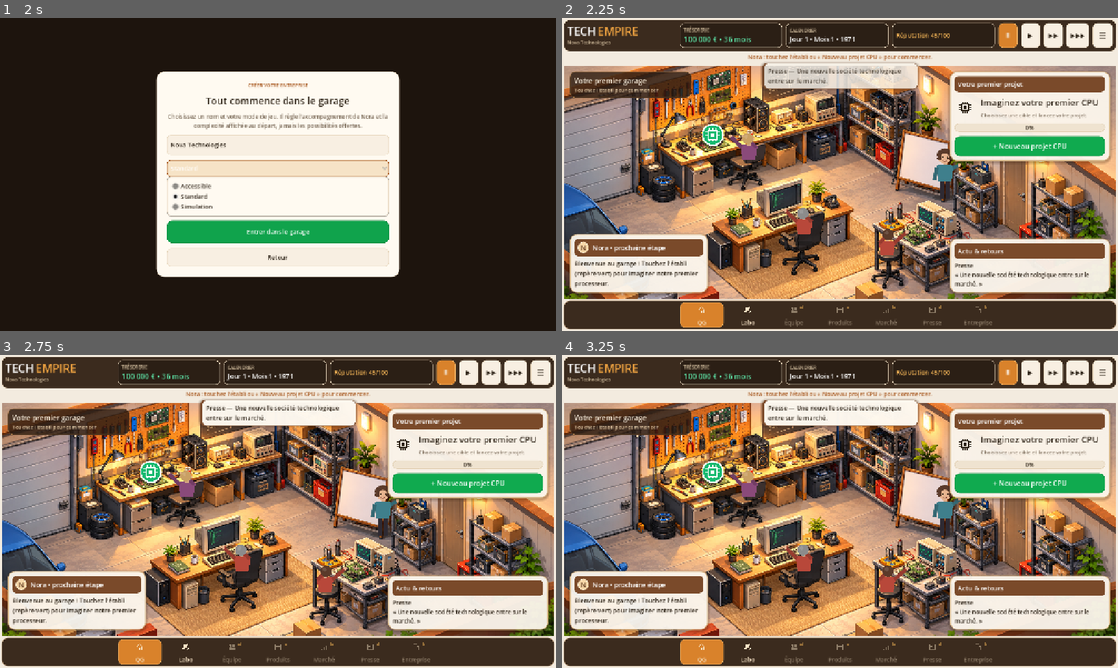
Above: before the commit, frames 1-4 (two rows, left to right).
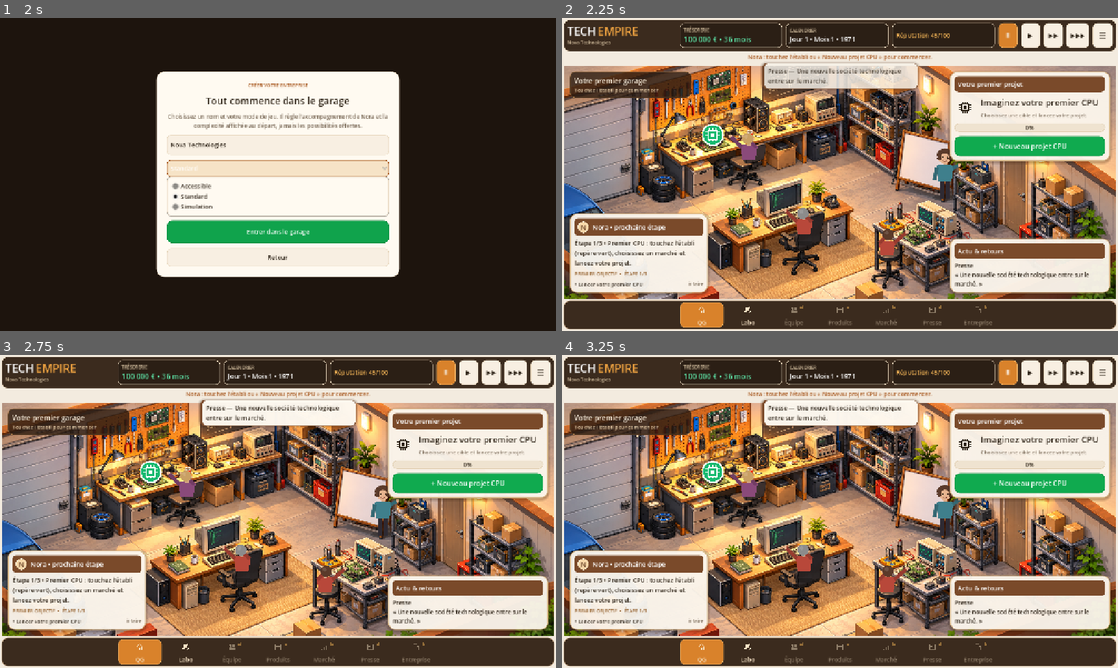
Above: after the commit, the same moments.

Repository: vadorus/addonhardwaregame2d
Game: Godot game, scene res://main.tscn
Two runs of this game, one before a commit and one after it. Both use one fixed random seed, a clock stepped at 60 frames per second and the inputs below.
Inputs:
- Up to frame 1 (2 s): click "Nouvelle entreprise" at 0.5 s; click "Standard" at 1.25 s
- Up to frame 2 (2.25 s): click "Entrer dans le garage" at 2 s
- Up to frame 3 (2.75 s): no input
- Up to frame 4 (3.25 s): click "Ⅱ" at 2.75 s

Frame 1 is identical in both runs. In frame 2, 3.6% of the frame differs, in the area x 1-27%, y 62-87%; in frame 3, 3.6%; in frame 4, 3.6%.

Commit message:
Lot G2 : tutoriel court Nora

Diff:
--- a/tests/scenarios/GarageScenario.gd
+++ b/tests/scenarios/GarageScenario.gd
@@ -100,5 +100,42 @@
 	if int(garage_hub.call("available_side_action_count")) != 0:
 		garage_hub.queue_free()
 		return "V0.9: the garage's old left rail must stay hidden, navigation is the bottom dock"
+
+	# G2 : le tutoriel du premier CPU doit dériver de l'état réel et disparaître au lancement.
+	var saved_created := CompanyManager.created
+	var saved_projects := ResearchManager.projects.duplicate(true)
+	var saved_jobs := ProductionManager.jobs.duplicate(true)
+	var saved_products := ProductManager.products.duplicate(true)
+	CompanyManager.created = true
+	ResearchManager.projects = []
+	ProductionManager.jobs = []
+	ProductManager.products = []
+	garage_hub.call("set_onboarding_stage", "FIRST_IDEA")
+	if int(garage_hub.call("_tutorial_step")) != 1 or not str(garage_hub.call("nora_message")).begins_with("Étape 1/3"):
+		garage_hub.queue_free()
+		return "G2: Nora does not start the first-CPU tutorial at step 1/3"
+	ResearchManager.projects = [{"id":"G2-CI","name":"CPU tutoriel","status":"DEVELOPMENT","phase_index":0,"phase_progress":10.0}]
+	garage_hub.call("set_onboarding_stage", "NORMAL")
+	if int(garage_hub.call("_tutorial_step")) != 2:
+		garage_hub.queue_free()
+		return "G2: active development does not advance the tutorial to step 2/3"
+	ResearchManager.projects = []
+	ProductionManager.jobs = [{"id":"G2-JOB","name":"CPU tutoriel","status":"INDUSTRIALIZATION","progress":30.0}]
+	garage_hub.call("set_onboarding_stage", "NORMAL")
+	if int(garage_hub.call("_tutorial_step")) != 3:
+		garage_hub.queue_free()
+		return "G2: industrialization does not advance the tutorial to step 3/3"
+	ProductionManager.jobs = []
+	ProductManager.products = [{"id":"G2-PROD","name":"CPU tutoriel","status":"LAUNCHED","months_on_market":1,"last_month_sales":10}]
+	garage_hub.call("set_onboarding_stage", "NORMAL")
+	if int(garage_hub.call("_tutorial_step")) != 0:
+		garage_hub.queue_free()
+		return "G2: tutorial does not end after the first CPU launch"
+	CompanyManager.created = saved_created
+	ResearchManager.projects = saved_projects
+	ProductionManager.jobs = saved_jobs
+	ProductManager.products = saved_products
+	garage_hub.call("set_onboarding_stage", "NORMAL")
+
 	garage_hub.queue_free()
 	return ""
--- a/ui/GarageHub.gd
+++ b/ui/GarageHub.gd
@@ -870,11 +870,32 @@
 		return "le bouton « %s » à gauche" % side
 	return "le bouton vert"
 
+func _first_cpu_launched() -> bool:
+	for product_value in ProductManager.products:
+		var product: Dictionary = product_value
+		if str(product.get("status", "")) == "LAUNCHED" or int(product.get("months_on_market", 0)) > 0:
+			return true
+	return false
+
+## G2 : mini-tutoriel dérivé de l'état réel du premier CPU, sans sauvegarde ni script parallèle.
+## 1 = idée, 2 = développement, 3 = industrialisation/lancement, 0 = terminé.
+func _tutorial_step() -> int:
+	if not CompanyManager.created or _first_cpu_launched():
+		return 0
+	if not ProductionManager.get_active_jobs().is_empty():
+		return 3
+	for product_value in ProductManager.products:
+		if str((product_value as Dictionary).get("status", "")) == "READY":
+			return 3
+	if not ResearchManager.projects.is_empty():
+		return 2
+	return 1
+
 func _nora_message() -> String:
 	if not CompanyManager.created and decision_source.is_null():
 		return "Créez votre entreprise pour commencer."
 	if _onboarding_stage == "FIRST_IDEA":
-		return "Bienvenue au garage ! Touchez l'établi (repère vert) pour imaginer notre premier processeur."
+		return "Étape 1/3 • Premier CPU : touchez l'établi (repère vert), choisissez un marché et lancez votre projet."
 	if not _focus.is_empty():
 		var message := "%s : passez par %s." % [str(_focus.get("title", "")), _focus_where()]
 		var advice := str(_focus.get("advice", ""))
@@ -884,12 +905,14 @@
 	for value in ResearchManager.projects:
 		if str(value.get("status", "")) == "DEVELOPMENT":
 			var phase_index := clampi(int(value.get("phase_index", 0)), 0, GameData.PHASES.size() - 1)
-			return "L'équipe avance sur %s (%s). Accélérez le temps ▶▶ : je vous préviens dès qu'une décision arrive." % [str(value.get("name", "le projet")), str(GameData.PHASES[phase_index]).to_lower()]
+			return "Étape 2/3 • Développement : %s est en phase %s. Lancez le temps ▶▶ ; je vous préviens quand une vraie décision arrive." % [str(value.get("name", "le projet")), str(GameData.PHASES[phase_index]).to_lower()]
 	for job_value in ProductionManager.get_active_jobs():
-		return "La fabrication de %s avance (%.0f %%). Je vous préviens quand il sera prêt à lancer." % [str(job_value.get("name", "votre CPU")), float(job_value.get("progress", 0.0))]
+		return "Étape 3/3 • Industrialisation : %s avance (%.0f %%). Ensuite, il ne restera qu'à le lancer sur le marché." % [str(job_value.get("name", "votre CPU")), float(job_value.get("progress", 0.0))]
 	for product_value in ProductManager.products:
+		if str(product_value.get("status", "")) == "READY":
+			return "Étape 3/3 • %s est prêt. Ouvrez Produits et choisissez son prix pour le lancer." % str(product_value.get("name", "Votre CPU"))
 		if str(product_value.get("status", "")) == "LAUNCHED":
-			return "%s se vend : %s unités ce mois. Quand vous voulez, lancez la génération suivante depuis l'établi." % [str(product_value.get("name", "Votre CPU")), str(product_value.get("last_month_sales", 0))]
+			return "%s se vend : %s unités ce mois. Le tutoriel est terminé : les objectifs Produit, Croissance et Marché prennent le relais." % [str(product_value.get("name", "Votre CPU")), str(product_value.get("last_month_sales", 0))]
 	return "Touchez un élément du décor pour gérer l'entreprise."
 
 func nora_message() -> String:
@@ -984,11 +1007,12 @@
 var _objectives_title: Label
 var _objectives_box: VBoxContainer
 
-## Objectifs visibles dès que le premier projet existe (la toute première minute reste « une seule action »).
+## G2 : pendant le premier CPU, une seule cible est montrée. Après le lancement, les trois pistes
+## du lot C prennent le relais. Pas de second système d'objectifs, donc pas de désynchronisation.
 func _refresh_objectives() -> void:
 	if _objectives_box == null:
 		return
-	var show := CompanyManager.created and not ResearchManager.projects.is_empty()
+	var show := CompanyManager.created
 	_objectives_title.visible = show
 	_objectives_box.visible = show
 	if _tasks_label != null:
@@ -998,8 +1022,17 @@
 		child.queue_free()
 	if not show:
 		return
-	_objectives_title.text = "OBJECTIFS  •  %d/%d atteints" % [Objectives.completed_count(), Objectives.total_count()]
-	for objective_value in Objectives.active_objectives():
+	var tutorial_step := _tutorial_step()
+	var visible_objectives: Array = []
+	if tutorial_step > 0:
+		var first_objective: Dictionary = (Objectives.TRACKS["PRODUIT"][0] as Dictionary).duplicate(true)
+		first_objective["track"] = "PRODUIT"
+		visible_objectives.append(first_objective)
+		_objectives_title.text = "PREMIER OBJECTIF  •  ÉTAPE %d/3" % tutorial_step
+	else:
+		visible_objectives = Objectives.active_objectives()
+		_objectives_title.text = "OBJECTIFS  •  %d/%d atteints" % [Objectives.completed_count(), Objectives.total_count()]
+	for objective_value in visible_objectives:
 		var objective: Dictionary = objective_value
 		var row := HBoxContainer.new()
 		row.add_theme_constant_override("separation", 6)
Not shown, changed: docs/PLAN_V09_V10.md
Not shown, added: docs/reviews/V09_LOT_G2_TUTORIEL_NORA.md
